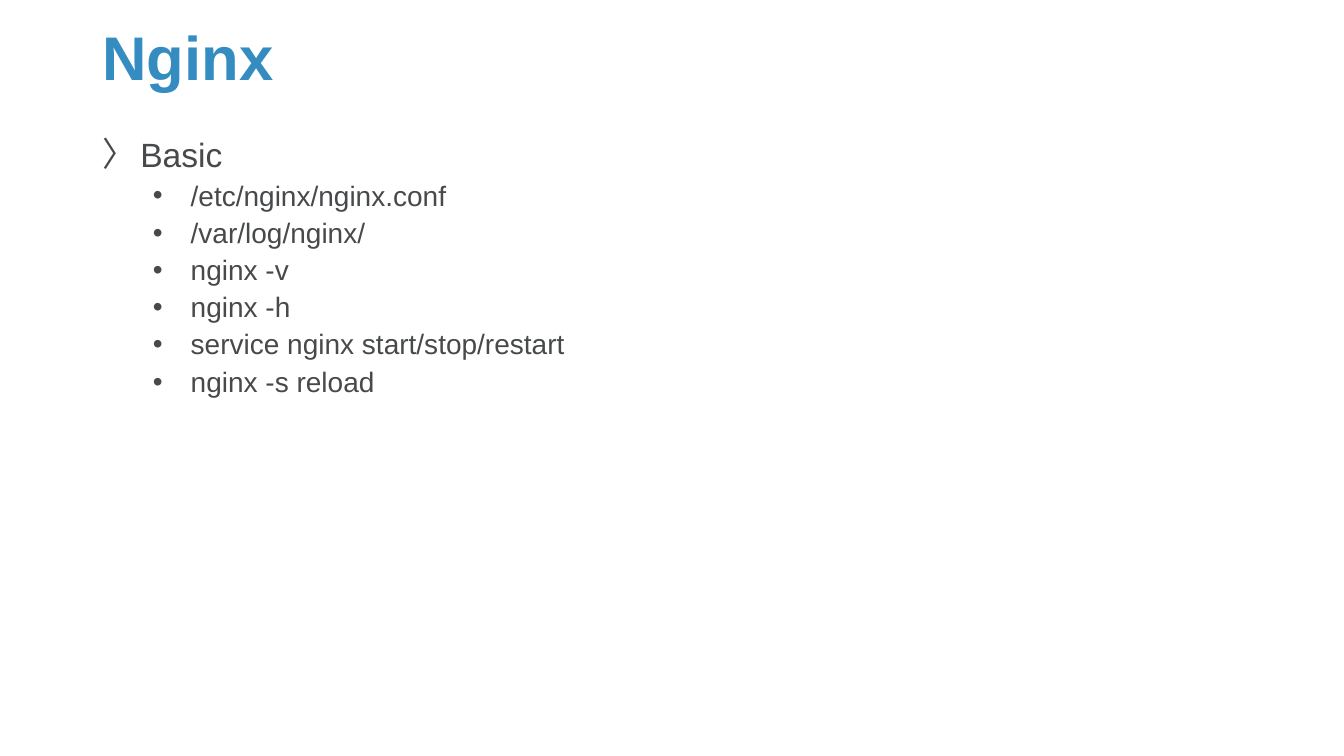
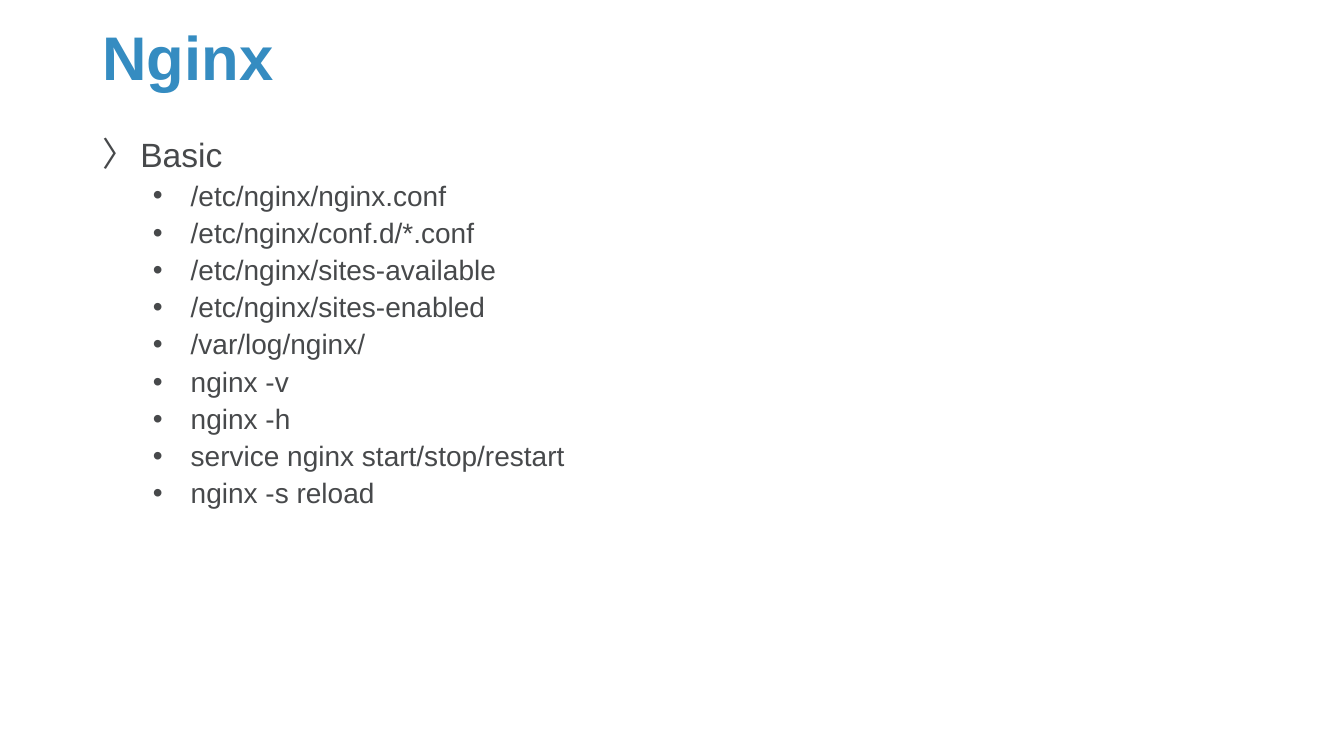
Before and after one commit to Sparks-Lu/TechNotes, a slide deck: slide 5 of Web/Server-Notes.pptx (slide 4 before the commit). Drawn at 1344x756 pixels with LibreOffice and Linux fonts; fonts in the diff are those of the drawing; background and template pictures are left out. Boxes give left, top, right and bottom in pixels: in the first picture for what was removed or moved away, otherwise in the second. Text is boxed around its words. In the diff, an @@ line names an element or a change of style, - is before the commit and + after.

```diff
--- a/Web/Server-Notes.pptx
+++ b/Web/Server-Notes.pptx
@@ text at [191,222,496,322]: paragraphs added @@
+  • /etc/nginx/conf.d/*.conf
+  • /etc/nginx/sites-available
+  • /etc/nginx/sites-enabled
```
Also in this commit, not shown: 1 other slide changed, 1 slide added, 3 other files.
